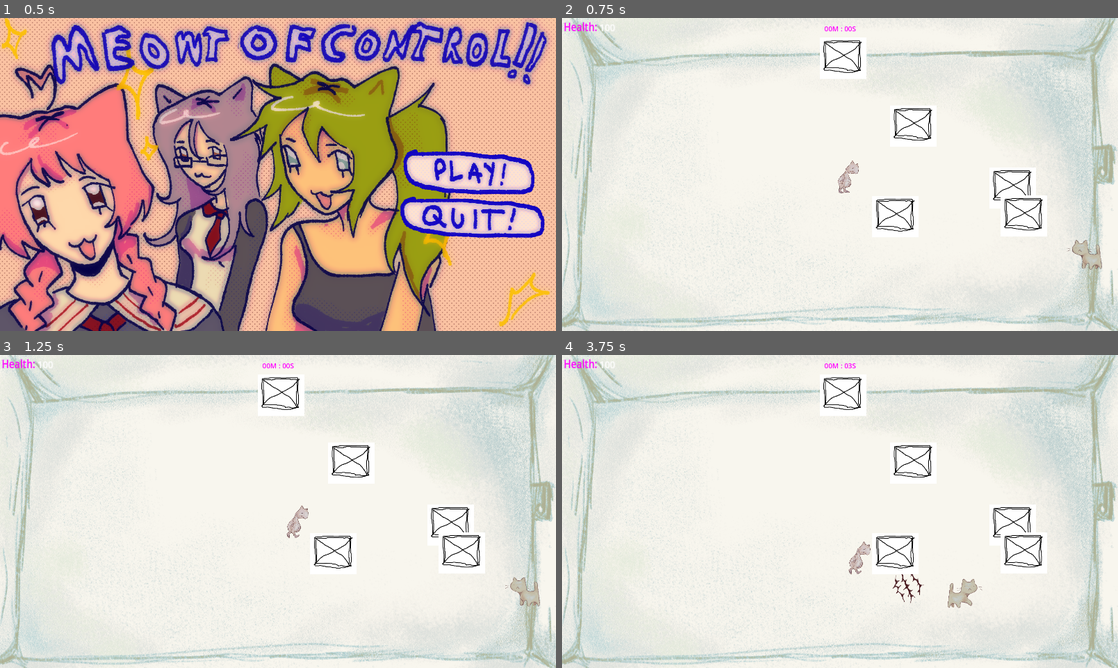
Above: before the commit, frames 1-4 (two rows, left to right).
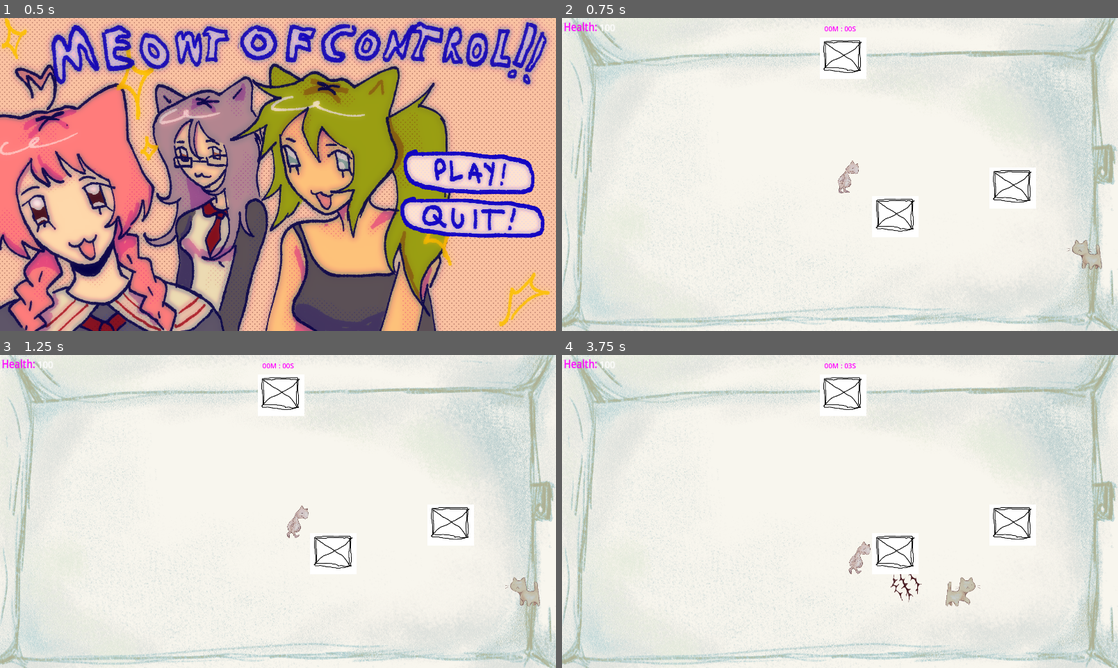
Above: after the commit, the same moments.

Repository: RobertKadak/GameCamp-2024
Game: Godot game, scene res://Menu folder/menu.tscn
The game is run twice, just before and just after one commit, with the same random seed, the same clock (stepped at 60 frames per second) and the same inputs.
Inputs (mouse positions are in pixels of both pictures, inside the frame that each line leads up to):
- Up to frame 1 (0.5 s): no input
- Up to frame 2 (0.75 s): click (1034, 171) at 0.5 s
- Up to frame 3 (1.25 s): no input
- Up to frame 4 (3.75 s): tap Enter (ui_accept) at 1.25, 1.52, 2.27 s; move the mouse to (962, 495) at 1.27 s; hold D (move_right) 1.28-2.78 s; click (962, 495) at 1.35 s; move the mouse to (728, 527) at 2.02 s; right-click (728, 527) at 2.1 s; move the mouse to (895, 442) at 2.77 s; hold A (move_left) 2.78-3.53 s; tap Shift (move_dash) at 2.85 s; move the mouse to (812, 574) at 3.52 s; hold D (move_right) from 3.53 s (still down); click (812, 574) at 3.6 s

Frame 1 is identical in both runs. In frame 2, 0.4% of the frame differs, in the area x 59-88%, y 28-70%; in frame 3, 0.4%; in frame 4, 0.9%, in the area x 51-88%, y 28-81%.

Commit message:
reduced box count to avoid collision

Diff:
--- a/scenes/levels/level_1.gd
+++ b/scenes/levels/level_1.gd
@@ -21,6 +21,7 @@
 		if(area.overlaps_area(i)):
 			return true
 		return false
+
 func is_level_clear():
 	var enemies = get_tree().get_nodes_in_group("Enemy")
 	return len(enemies) == 0
@@ -33,7 +34,7 @@
 		var region_start_node = box_region_start
 		var region_end_node = box_region_end
 		var object_resource = box1
-		var count = randi()%3 + 2
+		var count = randi()%2 + 2
 		while count > 0:
 			var x = randi_range(region_start_node.position.x, region_end_node.position.x)
 			var y = randi_range(region_start_node.position.y, region_end_node.position.y)
